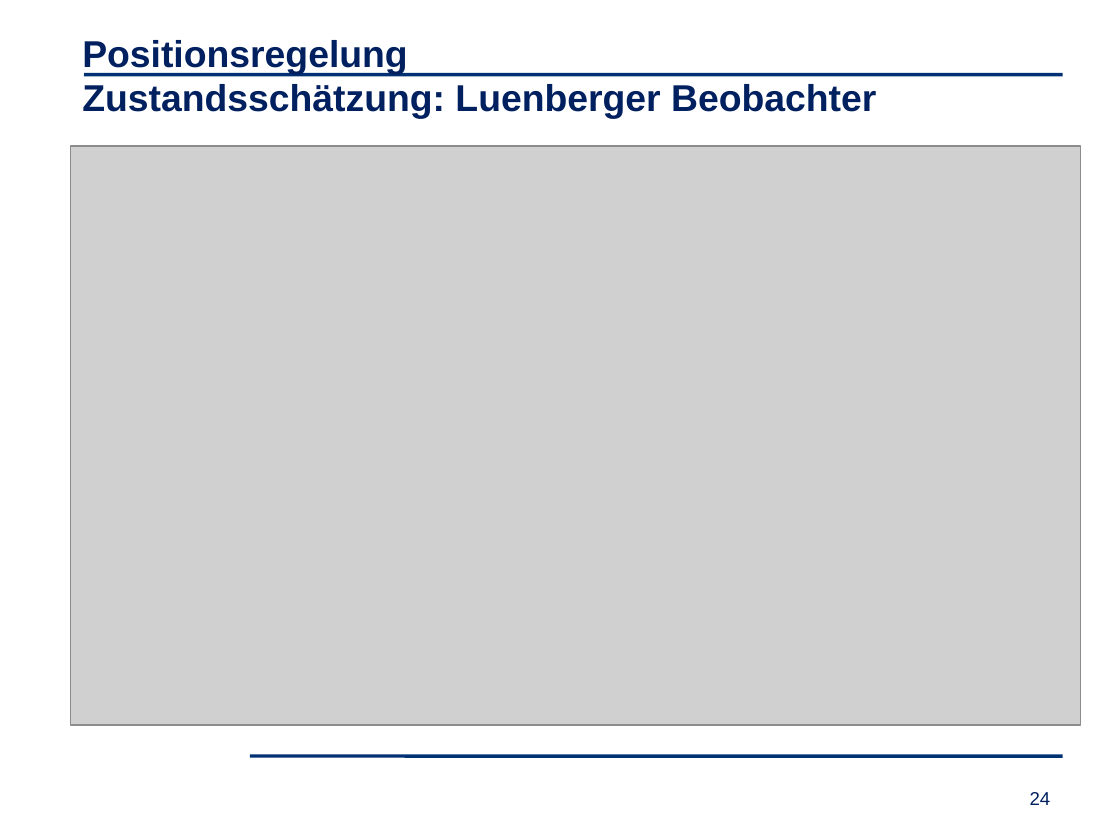
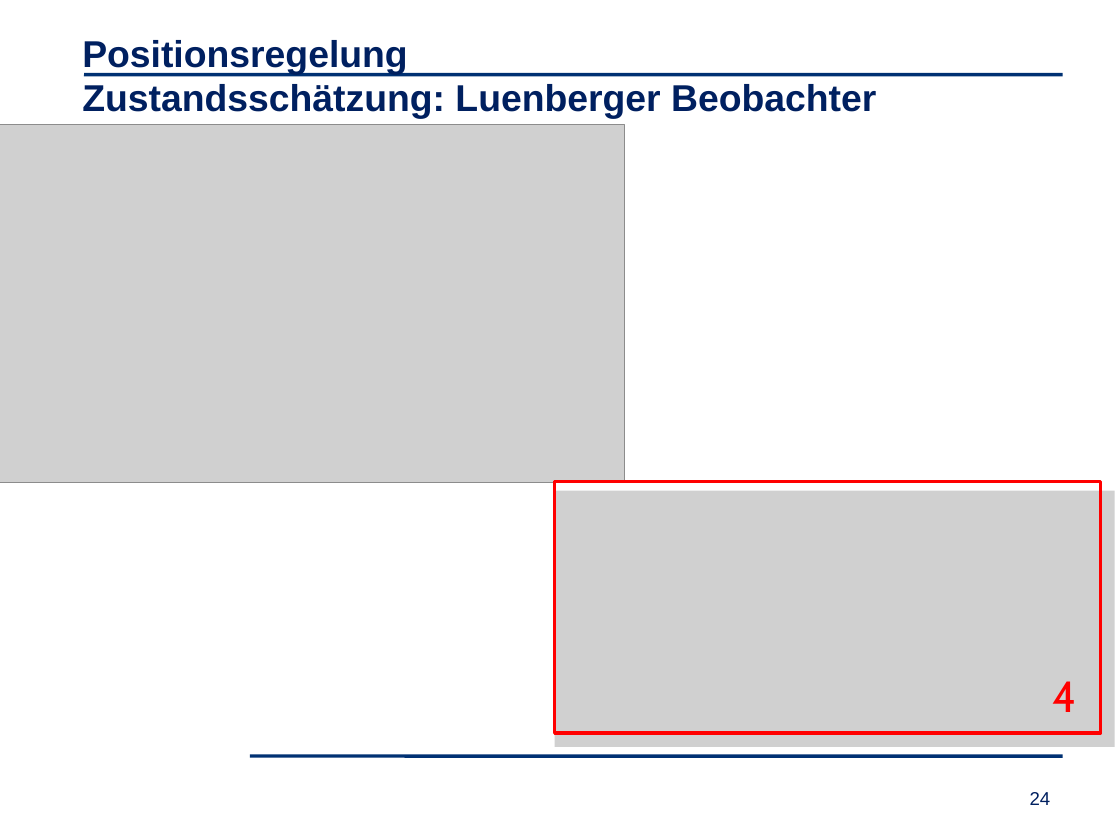
Before and after one commit to matwelter/Abschlusspraesentation, a slide deck: slide 24 of Abschlusspräsentation_LIKE.pptx. Drawn at 1120x840 pixels with LibreOffice and Linux fonts; fonts in the diff are those of the drawing; grey boxes stand for pictures; background and template pictures are left out. Boxes give left, top, right and bottom in pixels: in the first picture for what was removed or moved away, otherwise in the second. Text is boxed around its words. In the diff, an @@ line names an element or a change of style, - is before the commit and + after.

```diff
--- a/Abschlusspräsentation_LIKE.pptx
+++ b/Abschlusspräsentation_LIKE.pptx
@@ picture: place and size @@
-picture at <box>71,146,1081,725</box>
+picture at <box>0,124,624,483</box>
@@ picture added at <box>554,491,1114,747</box> @@
@@ rectangle added at <box>554,482,1100,732</box>, outline #FF0000 2 pt @@
@@ text added at <box>1053,681,1077,712</box>, 28 pt, text #FF0000 @@
+4
```
Also in this commit, not shown: 6 other slides changed, 1 other file.
